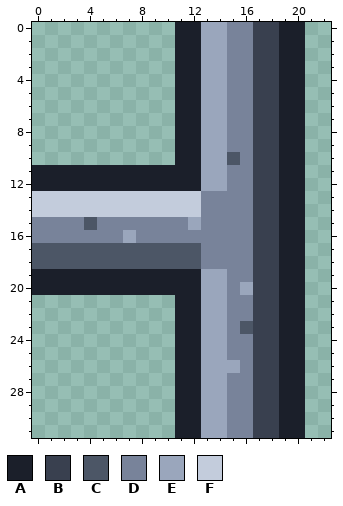
Pixel-art file -- tiles/wall_tee_e.aseprite. Above: the version before the commit.
32x32 pixels, 1 frame. Shown: x 0..22, y 0..31.
Visible layers, top first: "shade", "base".
Palette (. is transparent): A #1b1f2a  B #39404f  C #4c5666  D #78839a  E #9aa6bc  F #c3ccdc
Pixels before, first column x 0:
 0 ...........AAEEDDBBAA
 1 ...........AAEEDDBBAA
 2 ...........AAEEDDBBAA
 3 ...........AAEEDDBBAA
 4 ...........AAEEDDBBAA
 5 ...........AAEEDDBBAA
 6 ...........AAEEDDBBAA
 7 ...........AAEEDDBBAA
 8 ...........AAEEDDBBAA
 9 ...........AAEEDDBBAA
10 ...........AAEECDBBAA
11 AAAAAAAAAAAAAEEDDBBAA
12 AAAAAAAAAAAAAEEDDBBAA
13 FFFFFFFFFFFFFDDDDBBAA
14 FFFFFFFFFFFFFDDDDBBAA
15 DDDDCDDDDDDDEDDDDBBAA
16 DDDDDDDEDDDDDDDDDBBAA
17 CCCCCCCCCCCCCDDDDBBAA
18 CCCCCCCCCCCCCDDDDBBAA
19 AAAAAAAAAAAAAEEDDBBAA
20 AAAAAAAAAAAAAEEDEBBAA
21 ...........AAEEDDBBAA
22 ...........AAEEDDBBAA
23 ...........AAEEDCBBAA
24 ...........AAEEDDBBAA
25 ...........AAEEDDBBAA
26 ...........AAEEEDBBAA
27 ...........AAEEDDBBAA
28 ...........AAEEDDBBAA
29 ...........AAEEDDBBAA
30 ...........AAEEDDBBAA
31 ...........AAEEDDBBAA
After:
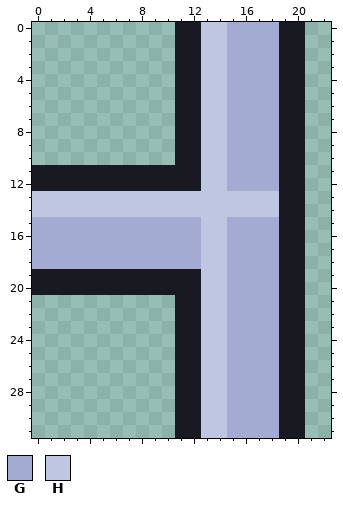
Colours new in this view: G #a3abd2  H #bfc6e2
From old to new:
{"colour":"A","old":"#1b1f2a","new":"#191922"}
{"where": "layers \"ink\", \"flat\""}
{"y":0,"x":13,"old":"EEDDBB","new":"HHGGGG"}
{"y":1,"x":13,"old":"EEDDBB","new":"HHGGGG"}
{"y":2,"x":13,"old":"EEDDBB","new":"HHGGGG"}
{"y":3,"x":13,"old":"EEDDBB","new":"HHGGGG"}
{"y":4,"x":13,"old":"EEDDBB","new":"HHGGGG"}
{"y":5,"x":13,"old":"EEDDBB","new":"HHGGGG"}
{"y":6,"x":13,"old":"EEDDBB","new":"HHGGGG"}
{"y":7,"x":13,"old":"EEDDBB","new":"HHGGGG"}
{"y":8,"x":13,"old":"EEDDBB","new":"HHGGGG"}
{"y":9,"x":13,"old":"EEDDBB","new":"HHGGGG"}
{"y":10,"x":13,"old":"EECDBB","new":"HHGGGG"}
{"y":11,"x":13,"old":"EEDDBB","new":"HHGGGG"}
{"y":12,"x":13,"old":"EEDDBB","new":"HHGGGG"}
{"y":13,"x":0,"old":"FFFFFFFFFFFFFDDDDBB","new":"HHHHHHHHHHHHHHHHHHH"}
{"y":14,"x":0,"old":"FFFFFFFFFFFFFDDDDBB","new":"HHHHHHHHHHHHHHHHHHH"}
{"y":15,"x":0,"old":"DDDDCDDDDDDDEDDDDBB","new":"GGGGGGGGGGGGGHHGGGG"}
{"y":16,"x":0,"old":"DDDDDDDEDDDDDDDDDBB","new":"GGGGGGGGGGGGGHHGGGG"}
{"y":17,"x":0,"old":"CCCCCCCCCCCCCDDDDBB","new":"GGGGGGGGGGGGGHHGGGG"}
{"y":18,"x":0,"old":"CCCCCCCCCCCCCDDDDBB","new":"GGGGGGGGGGGGGHHGGGG"}
{"y":19,"x":13,"old":"EEDDBB","new":"HHGGGG"}
{"y":20,"x":13,"old":"EEDEBB","new":"HHGGGG"}
{"y":21,"x":13,"old":"EEDDBB","new":"HHGGGG"}
{"y":22,"x":13,"old":"EEDDBB","new":"HHGGGG"}
{"y":23,"x":13,"old":"EEDCBB","new":"HHGGGG"}
{"y":24,"x":13,"old":"EEDDBB","new":"HHGGGG"}
{"y":25,"x":13,"old":"EEDDBB","new":"HHGGGG"}
{"y":26,"x":13,"old":"EEEDBB","new":"HHGGGG"}
{"y":27,"x":13,"old":"EEDDBB","new":"HHGGGG"}
{"y":28,"x":13,"old":"EEDDBB","new":"HHGGGG"}
{"y":29,"x":13,"old":"EEDDBB","new":"HHGGGG"}
{"y":30,"x":13,"old":"EEDDBB","new":"HHGGGG"}
{"y":31,"x":13,"old":"EEDDBB","new":"HHGGGG"}
{"label":"changed","picture_box":[32,22,305,438]}
